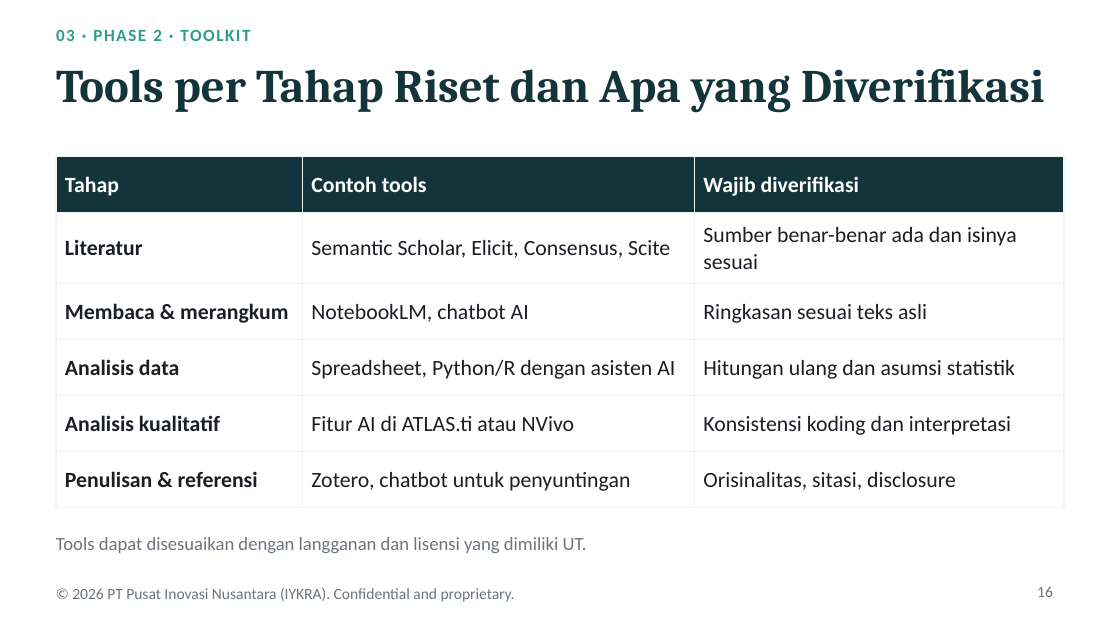
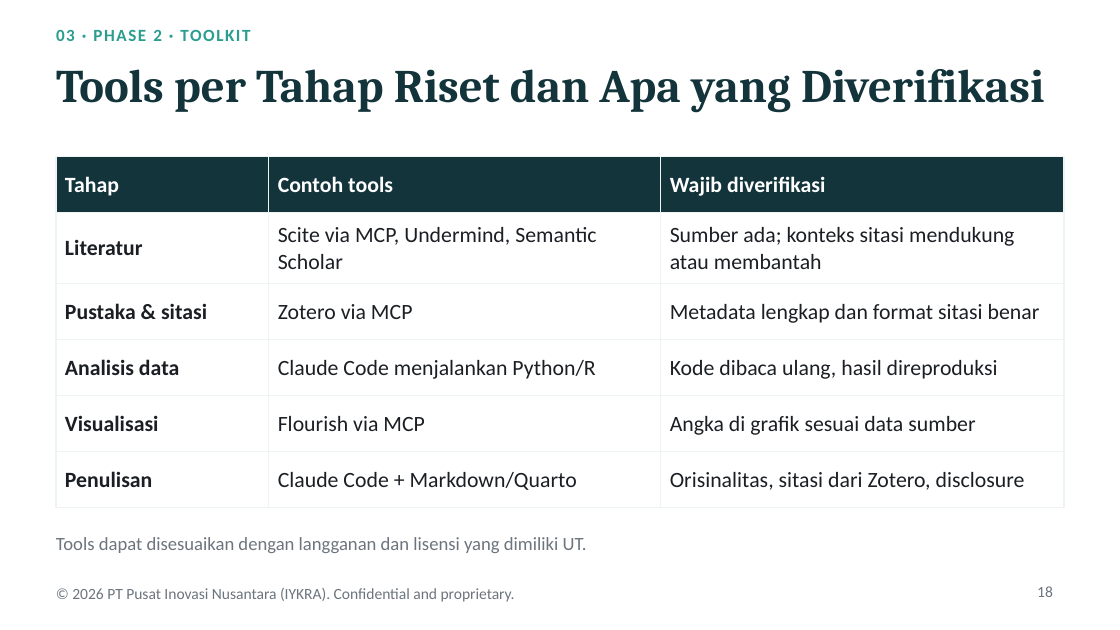
Before and after one commit to vivialatas83-sudo/baru, a slide deck: slide 18 of UT AI Research Accelerator/AI_Research_Accelerator_UT.pptx (slide 16 before the commit). Drawn at 1120x630 pixels with LibreOffice and Linux fonts; fonts in the diff are those of the drawing. Boxes give left, top, right and bottom in pixels: in the first picture for what was removed or moved away, otherwise in the second. Text is boxed around its words. In the diff, an @@ line names an element or a change of style, - is before the commit and + after.

```diff
--- a/UT AI Research Accelerator/AI_Research_Accelerator_UT.pptx
+++ b/UT AI Research Accelerator/AI_Research_Accelerator_UT.pptx
@@ table at (56, 157, 1064, 494) @@
-row 2, column 2: Semantic Scholar, Elicit, Consensus, Scite
+row 2, column 2: Scite via MCP, Undermind, Semantic Scholar
-row 2, column 3: Sumber benar-benar ada dan isinya sesuai
+row 2, column 3: Sumber ada; konteks sitasi mendukung atau membantah
-row 3: Membaca & merangkum | NotebookLM, chatbot AI | Ringkasan sesuai teks asli
+row 3: Pustaka & sitasi | Zotero via MCP | Metadata lengkap dan format sitasi benar
-row 4, column 2: Spreadsheet, Python/R dengan asisten AI
+row 4, column 2: Claude Code menjalankan Python/R
-row 4, column 3: Hitungan ulang dan asumsi statistik
+row 4, column 3: Kode dibaca ulang, hasil direproduksi
-row 5: Analisis kualitatif | Fitur AI di ATLAS.ti atau NVivo | Konsistensi koding dan interpretasi
+row 5: Visualisasi | Flourish via MCP | Angka di grafik sesuai data sumber
-row 6: Penulisan & referensi | Zotero, chatbot untuk penyuntingan | Orisinalitas, sitasi, disclosure
+row 6: Penulisan | Claude Code + Markdown/Quarto | Orisinalitas, sitasi dari Zotero, disclosure
@@ page number at (1037, 586, 1053, 597): text changed @@
-16
+18
```
Also in this commit, not shown: 5 other slides changed, 2 slides added, 1 other file.
